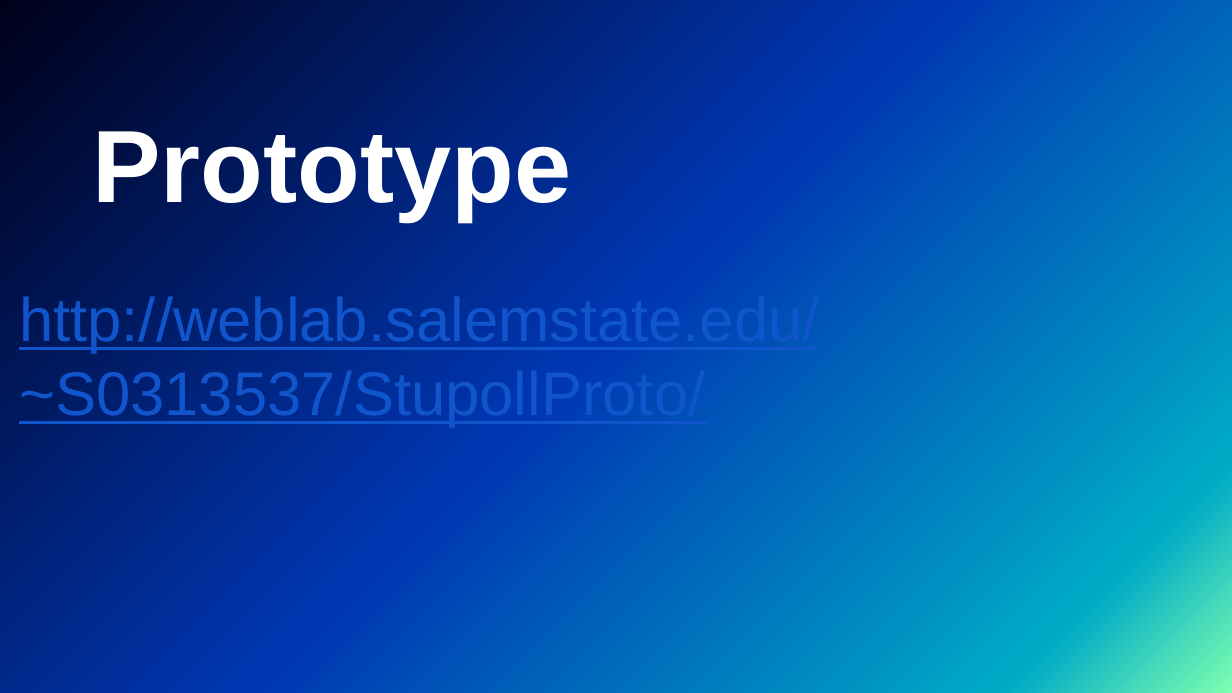
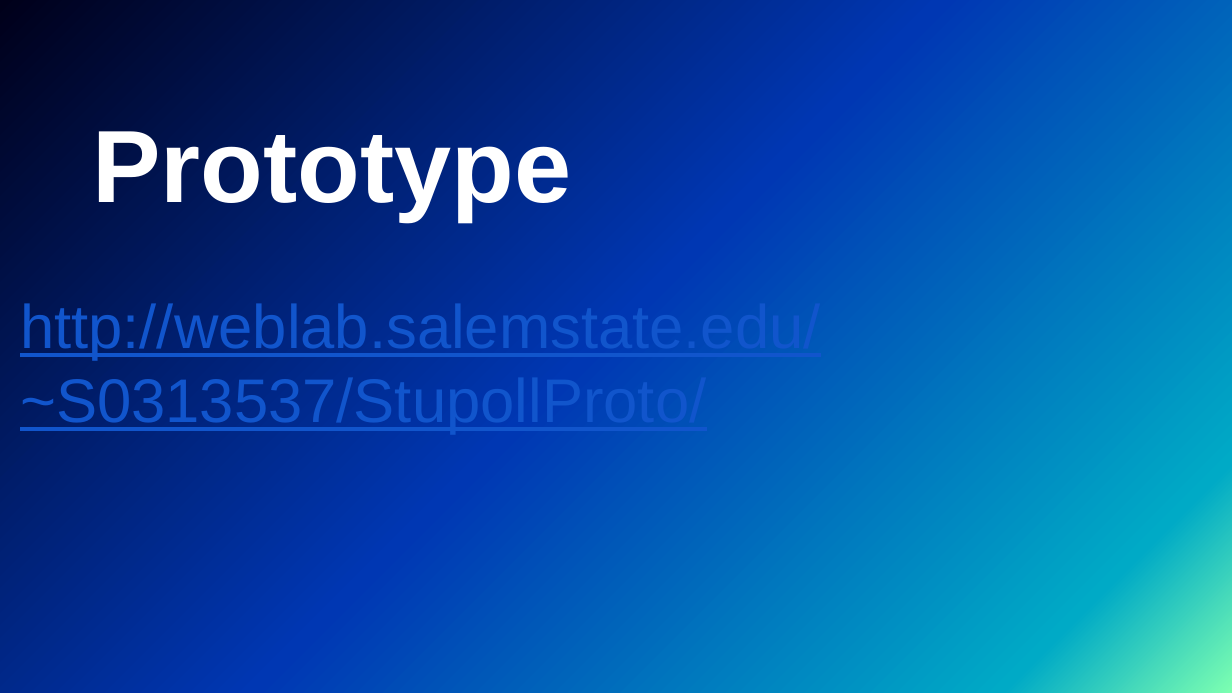
Before and after one commit to ReeceSSU/Student-Polling, a slide deck: slide 10 of CSC-520/Final Report/Student Polling Application.pptx. Drawn at 1232x693 pixels with LibreOffice and Linux fonts; fonts in the diff are those of the drawing; background and template pictures are left out. Boxes give left, top, right and bottom in pixels: in the first picture for what was removed or moved away, otherwise in the second. Text is boxed around its words. In the diff, an @@ line names an element or a change of style, - is before the commit and + after.

```diff
--- a/CSC-520/Final Report/Student Polling Application.pptx
+++ b/CSC-520/Final Report/Student Polling Application.pptx
@@ title "http://weblab.salemstate.edu/~S0313537/StupollProto/": place and size @@
-title "http://weblab.salemstate.edu/~S0313537/StupollProto/" at [19,292,820,427]
+title "http://weblab.salemstate.edu/~S0313537/StupollProto/" at [20,299,821,434]
```
Also in this commit, not shown: 2 other slides changed, 1 other file.
